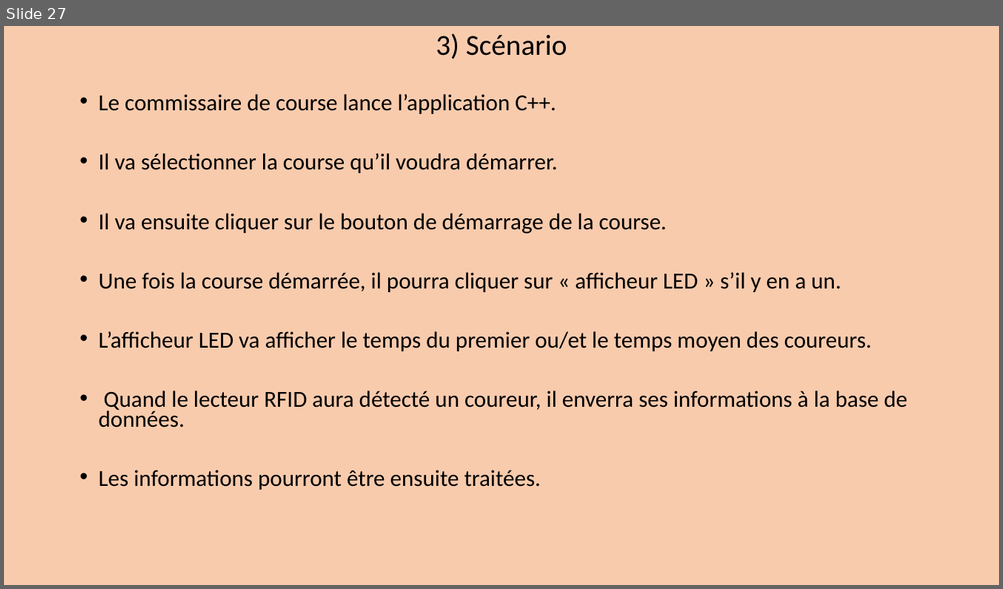
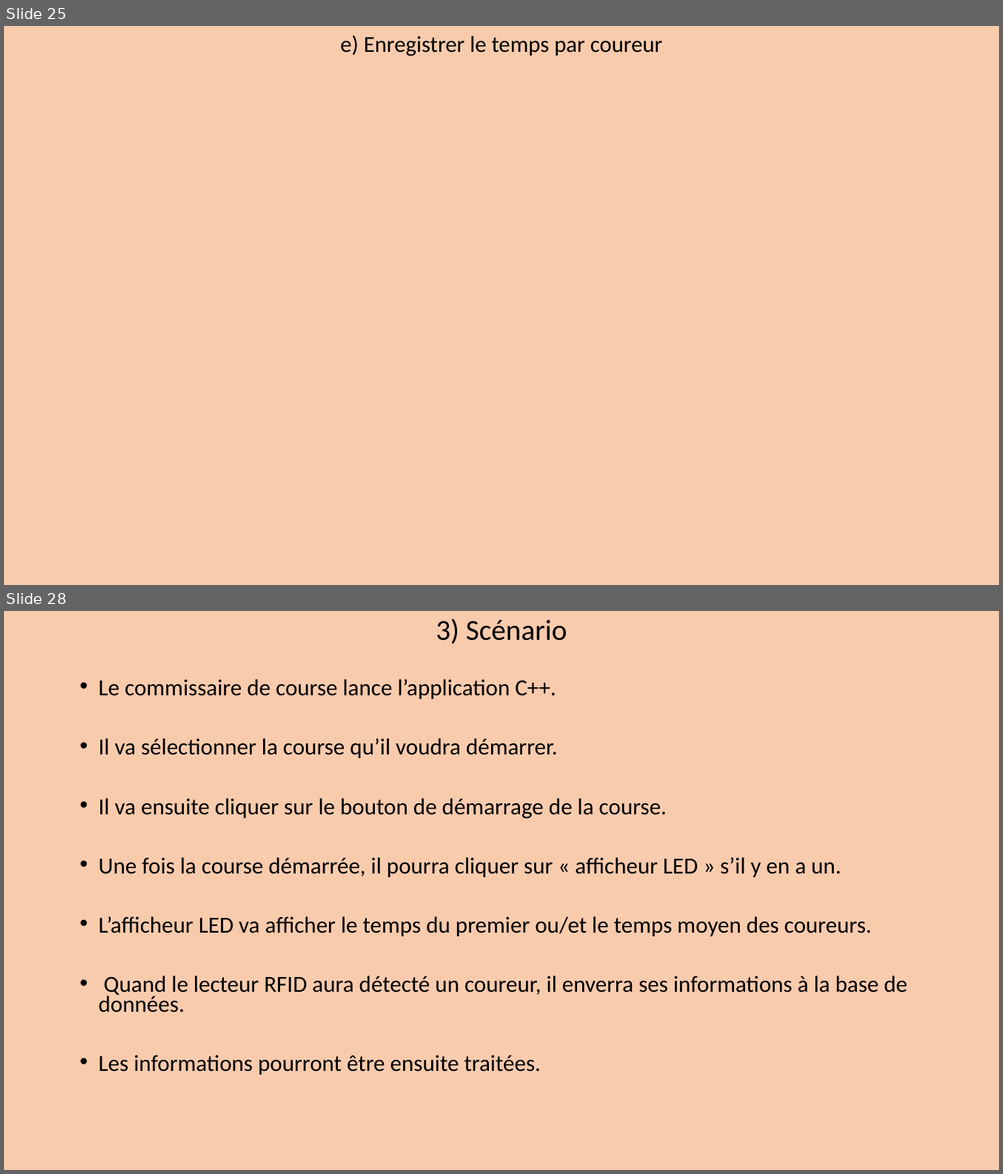
Before and after one commit to Maja2308/Projet_Cross, a slide deck: Diagrammes Communs/Presentation_Revue0.pptx. Shown one above the other, each under a label of ours: slide 27 before the commit, slides 25 and 28 after it; the slides between them are not shown. The pictures are 1003x589 and 1003x1174 pixels, drawn with LibreOffice and Linux fonts; fonts in the diff are those of the drawing. Boxes give left, top, right and bottom in pixels: in the first picture for what was removed or moved away, otherwise in the second. Text is boxed around its words. In the diff, an @@ line names an element or a change of style, - is before the commit and + after.

```diff
--- a/Diagrammes Communs/Presentation_Revue0.pptx
+++ b/Diagrammes Communs/Presentation_Revue0.pptx
@@ slide 25 added at bbox=[4, 26, 999, 585], background #F8CBAD @@
@@ title added at bbox=[340, 35, 663, 56], 22 pt, text #000000 @@
+e) Enregistrer le temps par coureur
@@ what was slide 27 is now slide 28 @@
```
Also in this commit, not shown: 4 slides changed, 1 other slide added, 1 slide removed, 1 other file.
